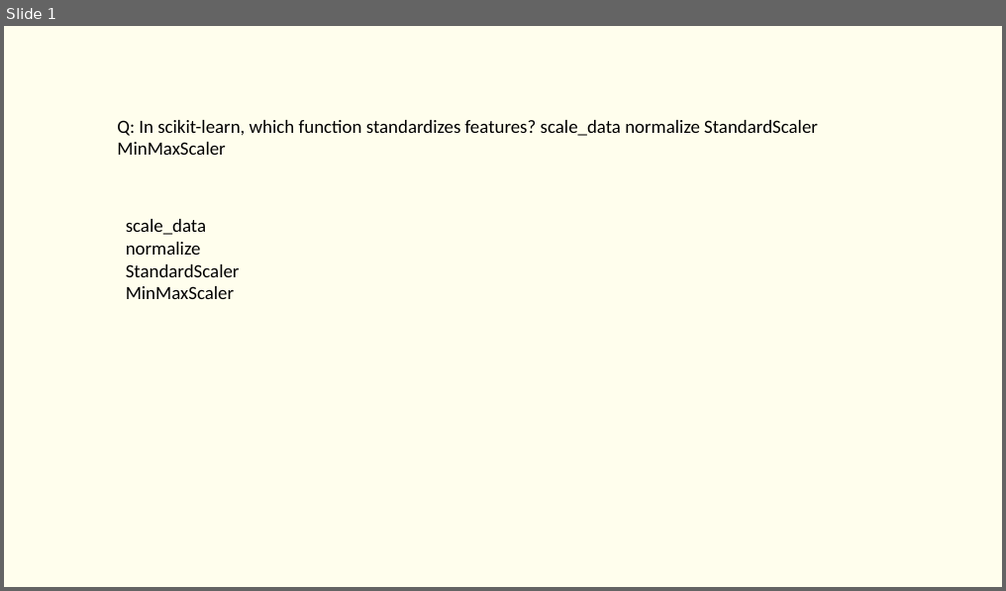
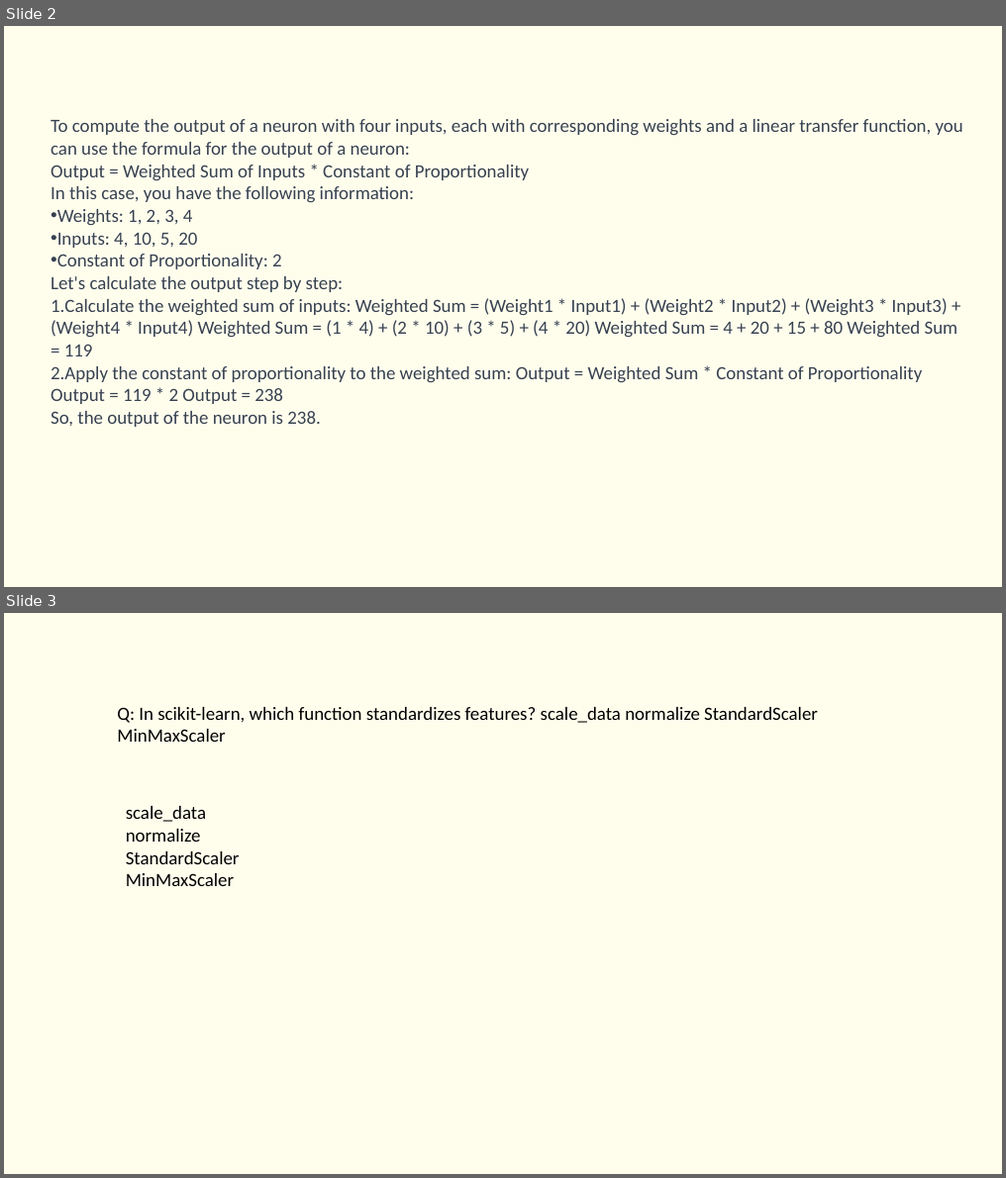
Before and after one commit to Saira55/Machine-Learning-Multiple-Choice-Questions, a slide deck: Machine Learning Quiz Question.pptx. Shown one above the other, each under a label of ours: slide 1 before the commit, slides 2 and 3 after it. The pictures are 1006x591 and 1006x1178 pixels, drawn with LibreOffice and Linux fonts; fonts in the diff are those of the drawing. Boxes give left, top, right and bottom in pixels: in the first picture for what was removed or moved away, otherwise in the second. Text is boxed around its words. In the diff, an @@ line names an element or a change of style, - is before the commit and + after.

```diff
--- a/Machine Learning Quiz Question.pptx
+++ b/Machine Learning Quiz Question.pptx
@@ slide 2 added at [4,26,1002,587], background #FFFEED @@
@@ text added at [51,119,963,427], 18 pt, text #374151 @@
+To compute the output of a neuron with four inputs, each with corresponding weights and a linear transfer function, you can use the formula for the output of a neuron:
+Output = Weighted Sum of Inputs * Constant of Proportionality
+In this case, you have the following information:
+• Weights: 1, 2, 3, 4
+• Inputs: 4, 10, 5, 20
+• Constant of Proportionality: 2
+Let's calculate the output step by step:
+1. Calculate the weighted sum of inputs: Weighted Sum = (Weight1 * Input1) + (Weight2 * Input2) + (Weight3 * Input3) + (Weight4 * Input4) Weighted Sum = (1 * 4) + (2 * 10) + (3 * 5) + (4 * 20) Weighted Sum = 4 + 20 + 15 + 80 Weighted Sum = 119
+2. Apply the constant of proportionality to the weighted sum: Output = Weighted Sum * Constant of Proportionality Output = 119 * 2 Output = 238
+So, the output of the neuron is 238.
@@ what was slide 1 is now slide 3 @@
```
Also in this commit, not shown: 1 other slide added.
